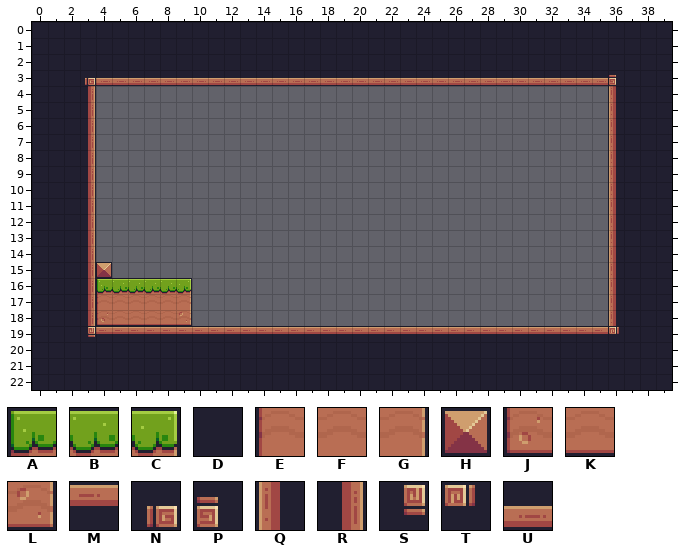
Two states of a Tiled map, assets/tiles/Level-01.tmx. Above, as it was before the edit.
Cells are 16x16 px. Shown: x 0..39, y 0..22.
Key: from "Pixel Adventure": A 6, B 7, C 8, D 23, E 28, F 29, G 30, H 34, J 50, K 51, L 52, M 89, N 91, P 92, Q 110, R 112, S 113, T 114, U 133.
_ is an empty cell.
Layer "Background" before, first column x 0:
 0 DDDDDDDDDDDDDDDDDDDDDDDDDDDDDDDDDDDDDDDD
 1 DDDDDDDDDDDDDDDDDDDDDDDDDDDDDDDDDDDDDDDD
 2 DDDDDDDDDDDDDDDDDDDDDDDDDDDDDDDDDDDDDDDD
 3 DDDNUUUUUUUUUUUUUUUUUUUUUUUUUUUUUUUUPDDD
 4 DDDR________________________________QDDD
 5 DDDR________________________________QDDD
 6 DDDR________________________________QDDD
 7 DDDR________________________________QDDD
 8 DDDR________________________________QDDD
 9 DDDR________________________________QDDD
10 DDDR________________________________QDDD
11 DDDR________________________________QDDD
12 DDDR________________________________QDDD
13 DDDR________________________________QDDD
14 DDDR________________________________QDDD
15 DDDRH_______________________________QDDD
16 DDDRABBBBC__________________________QDDD
17 DDDREFFFFG__________________________QDDD
18 DDDRJKKKKL__________________________QDDD
19 DDDSMMMMMMMMMMMMMMMMMMMMMMMMMMMMMMMMTDDD
20 DDDDDDDDDDDDDDDDDDDDDDDDDDDDDDDDDDDDDDDD
21 DDDDDDDDDDDDDDDDDDDDDDDDDDDDDDDDDDDDDDDD
22 DDDDDDDDDDDDDDDDDDDDDDDDDDDDDDDDDDDDDDDD
And afterwards:
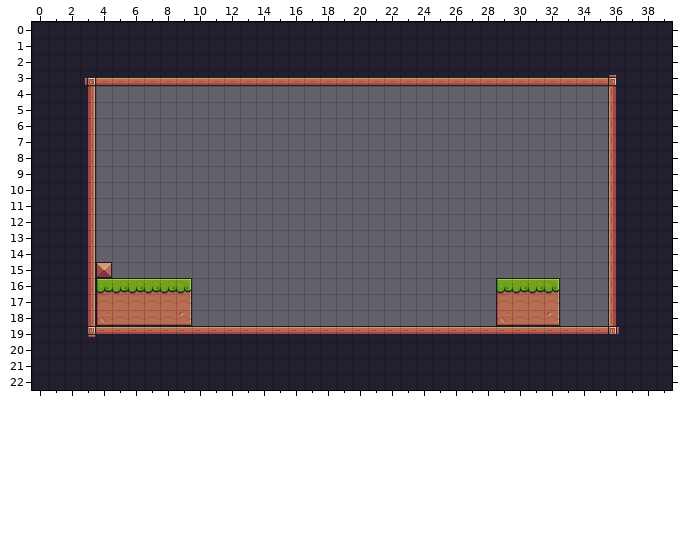
Changes in this commit:
Layer "Background":
y 16: x 29..32 ____ -> ABBC
y 17: x 29..32 ____ -> EFFG
y 18: x 29..32 ____ -> JKKL
Boxes around the changes in both pictures, in picture pixels (x1, y1, x2, y2):
added: (496, 278, 560, 326)
